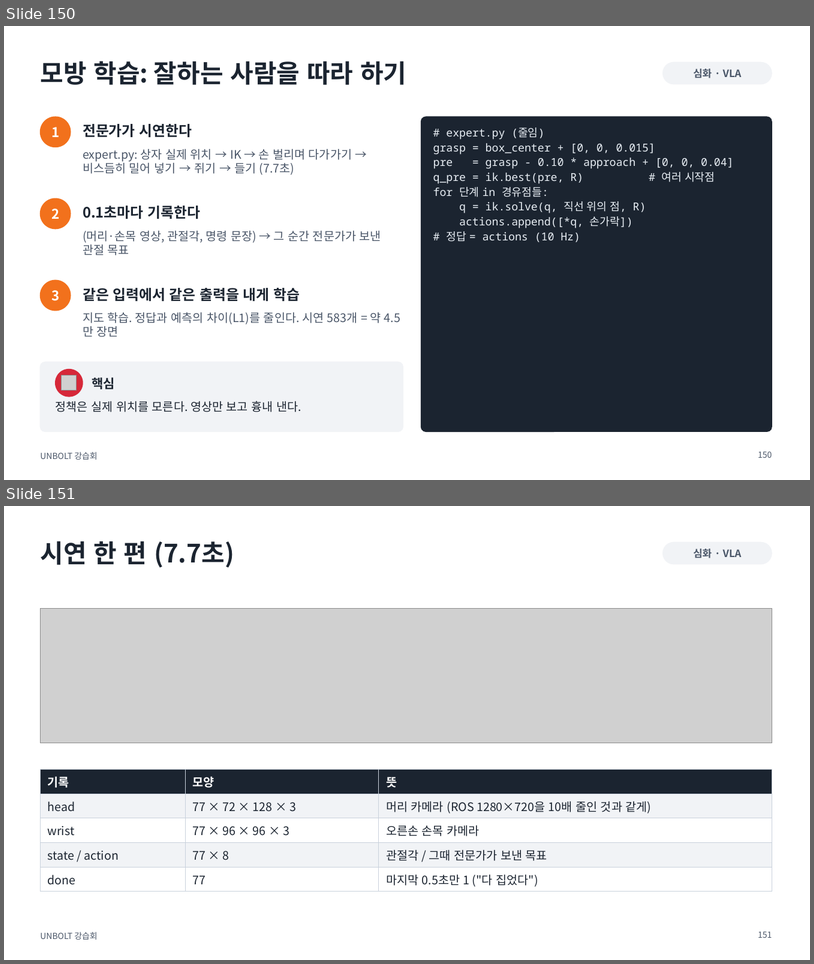
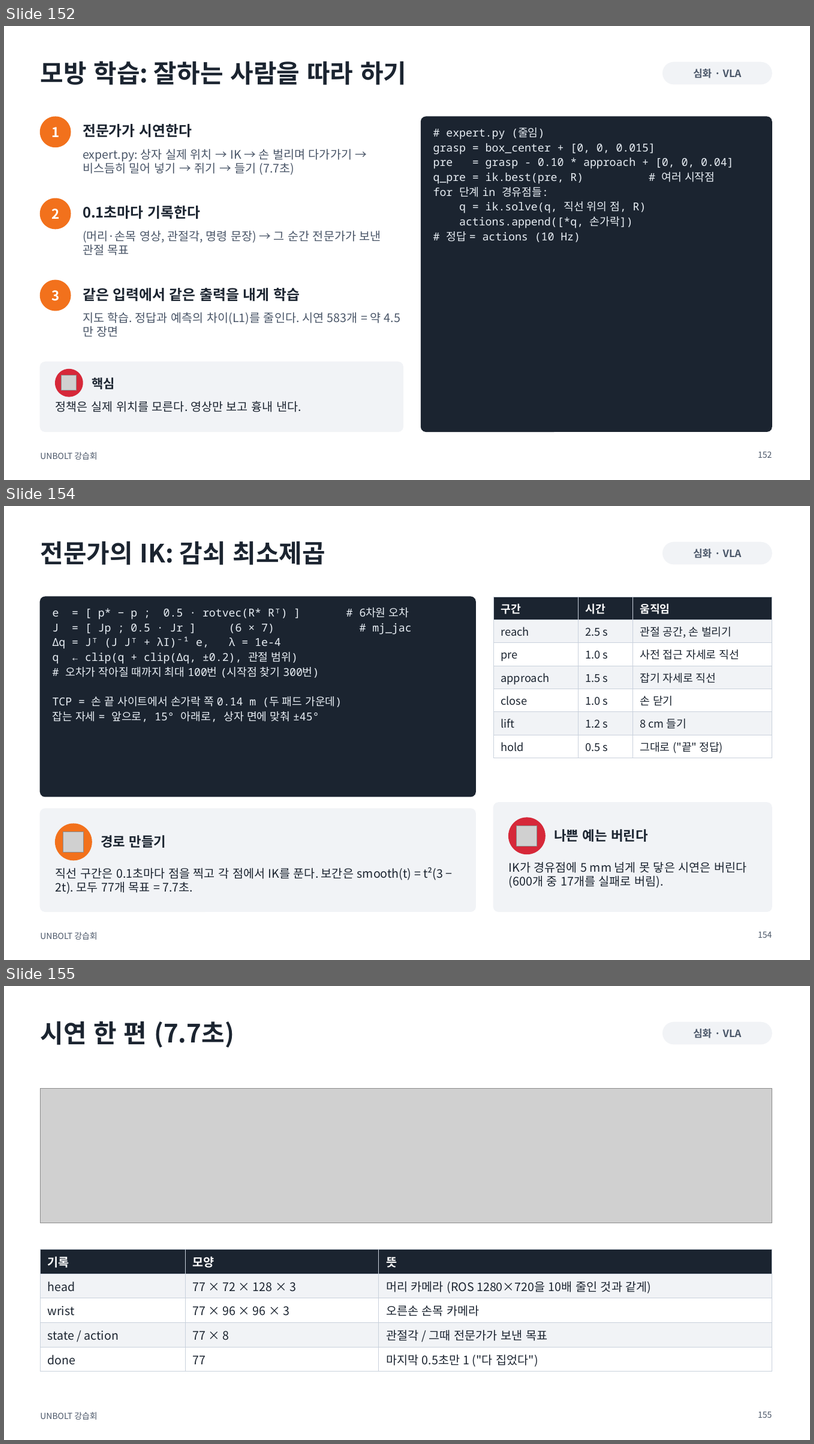
Before and after one commit to sejiny3/AIRLAB, a slide deck: workshop/slides/UNBOLT_workshop.pptx. Shown one above the other, each under a label of ours: slides 150 and 151 before the commit, slides 152, 154 and 155 after it; the slides between them are not shown. The pictures are 814x964 and 814x1444 pixels, drawn with LibreOffice and Linux fonts; fonts in the diff are those of the drawing; grey boxes stand for pictures. Boxes give left, top, right and bottom in pixels: in the first picture for what was removed or moved away, otherwise in the second. Text is boxed around its words. In the diff, an @@ line names an element or a change of style, - is before the commit and + after.

```diff
--- a/workshop/slides/UNBOLT_workshop.pptx
+++ b/workshop/slides/UNBOLT_workshop.pptx
@@ slide 154 added at [4,506,810,960], background #FFFFFF; not listed: 1 template element that a slide beside it also shows @@
@@ title added at [40,541,326,565], 30 pt, text #1B2430, bold @@
+전문가의 IK: 감쇠 최소제곱
@@ rounded rectangle added at [663,542,772,564], fill #F1F3F6, outline #F1F3F6 1 pt @@
@@ text added at [693,549,742,558], 12 pt, text #4A5668, bold @@
+심화 · VLA
@@ rounded rectangle added at [40,597,476,796], fill #1B2430, outline #1B2430 1 pt @@
@@ text added at [53,608,342,722], 13 pt, text #E8EEF4 @@
+e = [ p* − p ; 0.5 · rotvec(R* Rᵀ) ] # 6차원 오차
+J = [ Jp ; 0.5 · Jr ] (6 × 7) # mj_jac
+Δq = Jᵀ (J Jᵀ + λI)⁻¹ e, λ = 1e-4
+q ← clip(q + clip(Δq, ±0.2), 관절 범위)
+# 오차가 작아질 때까지 최대 100번 (시작점 찾기 300번)
+TCP = 손 끝 사이트에서 손가락 쪽 0.14 m (두 패드 가운데)
+잡는 자세 = 앞으로, 15° 아래로, 상자 면에 맞춰 ±45°
@@ table added at [494,597,772,756], 7 rows, 3 columns @@
+구간 | 시간 | 움직임
+reach | 2.5 s | 관절 공간, 손 벌리기
+pre | 1.0 s | 사전 접근 자세로 직선
+approach | 1.5 s | 잡기 자세로 직선
+close | 1.0 s | 손 닫기
+lift | 1.2 s | 8 cm 들기
+hold | 0.5 s | 그대로 ("끝" 정답)
@@ rounded rectangle added at [40,808,476,912], fill #F1F3F6, outline #F1F3F6 1 pt @@
@@ rounded rectangle added at [494,802,772,912], fill #F1F3F6, outline #F1F3F6 1 pt @@
@@ ellipse added at [56,823,92,860], fill #F2711C, outline #F2711C 1 pt @@
@@ ellipse added at [509,817,545,854], fill #D62839, outline #D62839 1 pt @@
@@ picture added at [517,825,537,846] @@
@@ text added at [554,829,648,841], 16 pt, text #1B2430, bold @@
+나쁜 예는 버린다
@@ picture added at [63,831,84,852] @@
@@ text added at [101,835,167,847], 16 pt, text #1B2430, bold @@
+경로 만들기
@@ text added at [509,861,747,888], 14 pt, text #1B2430 @@
+IK가 경유점에 5 mm 넘게 못 닿은 시연은 버린다 (600개 중 17개를 실패로 버림).
@@ text added at [56,867,443,894], 14 pt, text #1B2430 @@
+직선 구간은 0.1초마다 점을 찍고 각 점에서 IK를 푼다. 보간은 smooth(t) = t²(3 − 2t). 모두 77개 목표 = 7.7초.
@@ page number added at [758,931,772,937], 10 pt, text #4A5668 @@
+154
@@ what was slide 150 is now slide 152 @@
@@ page number at [758,451,772,457]: text changed @@
-150
+152
@@ what was slide 151 is now slide 155 @@
@@ page number at [758,1411,772,1417]: text changed @@
-151
+155
```
Also in this commit, not shown: 6 slides changed, 9 other slides added, 10 other files.
